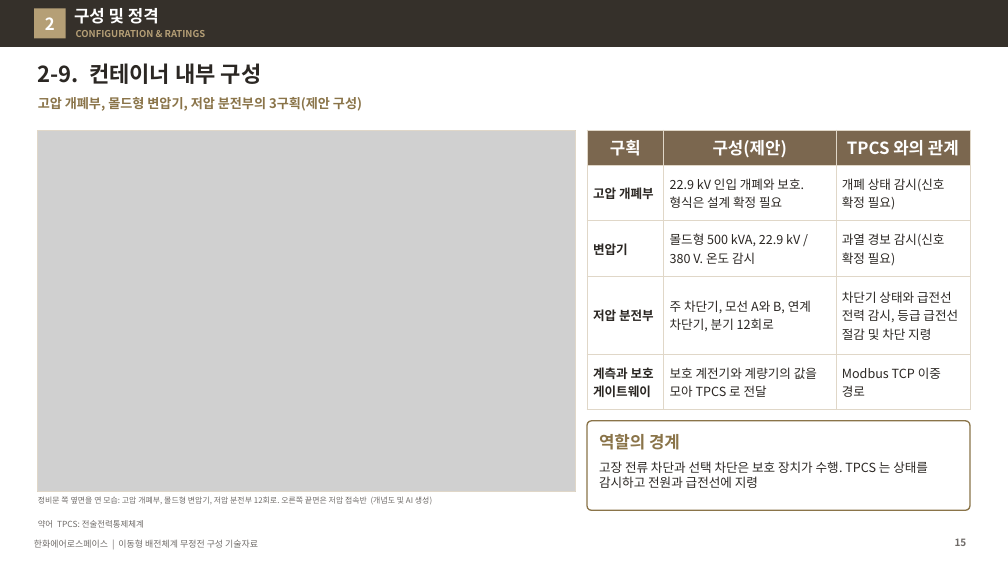
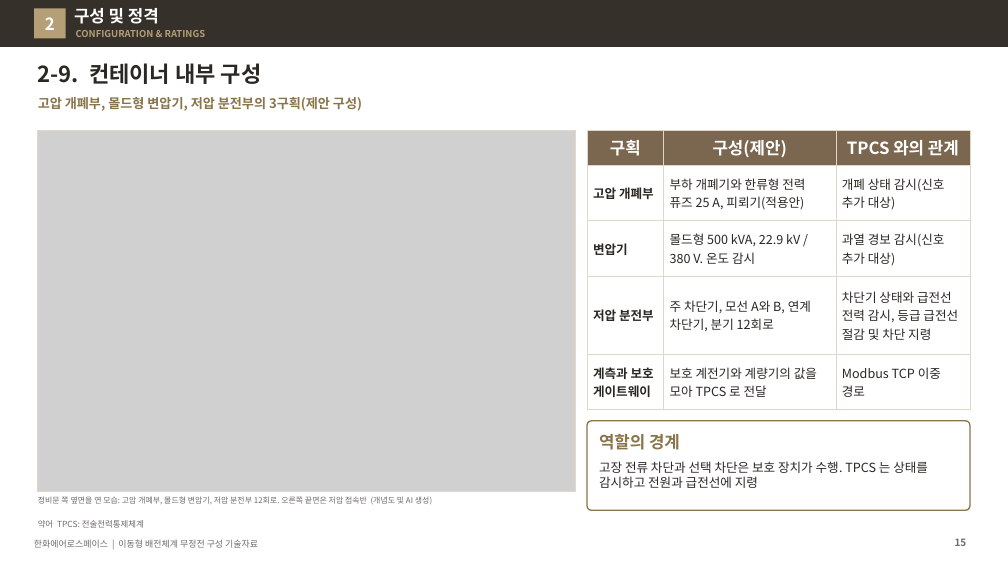
Before and after one commit to byunjd112-hue/headroom, a slide deck: slide 15 of mobile_ems/docs/out/IFPS_이동형배전체계_무정전구성_기술자료_Rev72.pptx. Drawn at 1008x567 pixels with LibreOffice and Linux fonts; fonts in the diff are those of the drawing; grey boxes stand for pictures. Boxes give left, top, right and bottom in pixels: in the first picture for what was removed or moved away, otherwise in the second. Text is boxed around its words. In the diff, an @@ line names an element or a change of style, - is before the commit and + after.

```diff
--- a/mobile_ems/docs/out/IFPS_이동형배전체계_무정전구성_기술자료_Rev72.pptx
+++ b/mobile_ems/docs/out/IFPS_이동형배전체계_무정전구성_기술자료_Rev72.pptx
@@ table at (587, 130, 969, 401) @@
-row 2, column 2: 22.9 kV 인입 개폐와 보호. 형식은 설계 확정 필요
+row 2, column 2: 부하 개폐기와 한류형 전력 퓨즈 25 A, 피뢰기(적용안)
-row 2, column 3: 개폐 상태 감시(신호 확정 필요)
+row 2, column 3: 개폐 상태 감시(신호 추가 대상)
-row 3, column 3: 과열 경보 감시(신호 확정 필요)
+row 3, column 3: 과열 경보 감시(신호 추가 대상)
```
Also in this commit, not shown: 21 other slides changed, 6 slides added, 6 other files.
